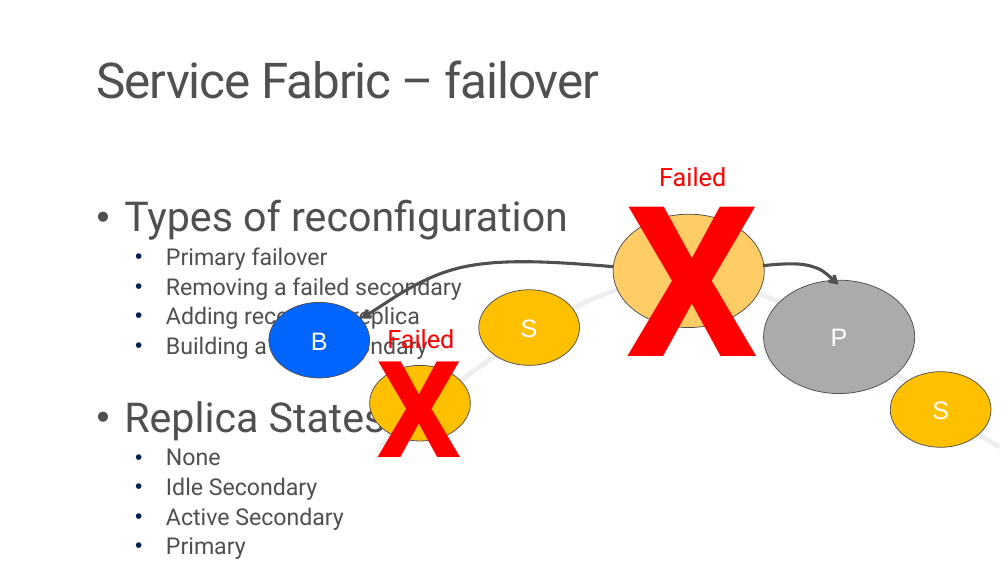
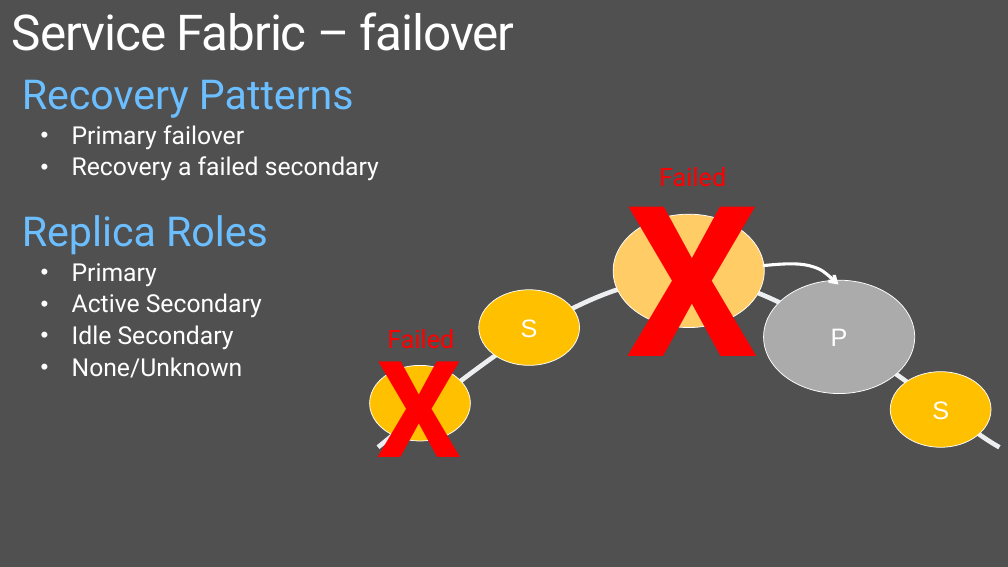
Before and after one commit to brentstineman/PersonalStuff, a slide deck: slide 26 of Presentations/Service Fabric/ServiceFabric Introduction.pptx (slide 22 before the commit). Drawn at 1008x567 pixels with LibreOffice and Linux fonts; fonts in the diff are those of the drawing. Boxes give left, top, right and bottom in pixels: in the first picture for what was removed or moved away, otherwise in the second. Text is boxed around its words. In the diff, an @@ line names an element or a change of style, - is before the commit and + after.

```diff
--- a/Presentations/Service Fabric/ServiceFabric Introduction.pptx
+++ b/Presentations/Service Fabric/ServiceFabric Introduction.pptx
@@ background #FFFFFF to #505050 @@
@@ title "Service Fabric – failover": place and size @@
-title "Service Fabric – failover" at [97, 60, 599, 99]
+title "Service Fabric – failover" at [12, 12, 515, 51]
@@ title "Service Fabric – failover" at [12, 12, 515, 51]: text colour #505050 to #FFFFFF @@
@@ text "Recovery Patterns": place and size @@
-text "Recovery Patterns" at [124, 199, 568, 559]
+text "Recovery Patterns" at [22, 79, 379, 378]
@@ text at [22, 79, 354, 118]: text changed; text colour #505050 to #6CBEFF @@
-• Types of reconfiguration
+Recovery Patterns
@@ text at [72, 125, 244, 349]: size 22.4 to 24 pt, text colour #505050 to #FFFFFF in "Primary failover", "Idle Secondary"; list level 2 to 1 in "Primary failover"; bullet colour #002050 to #FFFFFF; list level 2 to 1 in "Idle Secondary" @@
@@ text at [22, 156, 379, 318]: text changed; size 22.4 to 24 pt; text colour #505050 to #FFFFFF @@
-  • Removing a failed secondary
-  • Adding recovered replica
-  • Building a new secondary
-• Replica States
-  • None
+• Recovery a failed secondary
+Replica Roles
+• Primary
+• Active Secondary
@@ outline #505050 0.75 pt to #FFFFFF 0.75 pt in 6 elements at [890, 371, 991, 447], [479, 290, 580, 365], [370, 365, 471, 441], [789, 308, 890, 384], [763, 280, 915, 394], [613, 214, 764, 328] @@
@@ freeform shape removed at [361, 262, 613, 318] @@
@@ freeform shape at [763, 264, 838, 285]: outline #505050 3 pt to #FFFFFF 3 pt @@
@@ ellipse removed at [269, 302, 370, 378] @@
-B
@@ text at [72, 357, 243, 378]: text changed; size 22.4 to 24 pt; text colour #505050 to #FFFFFF @@
-  • Active Secondary
-  • Primary
+• None/Unknown
```
Also in this commit, not shown: 9 other slides changed, 7 slides added, 3 slides removed.
